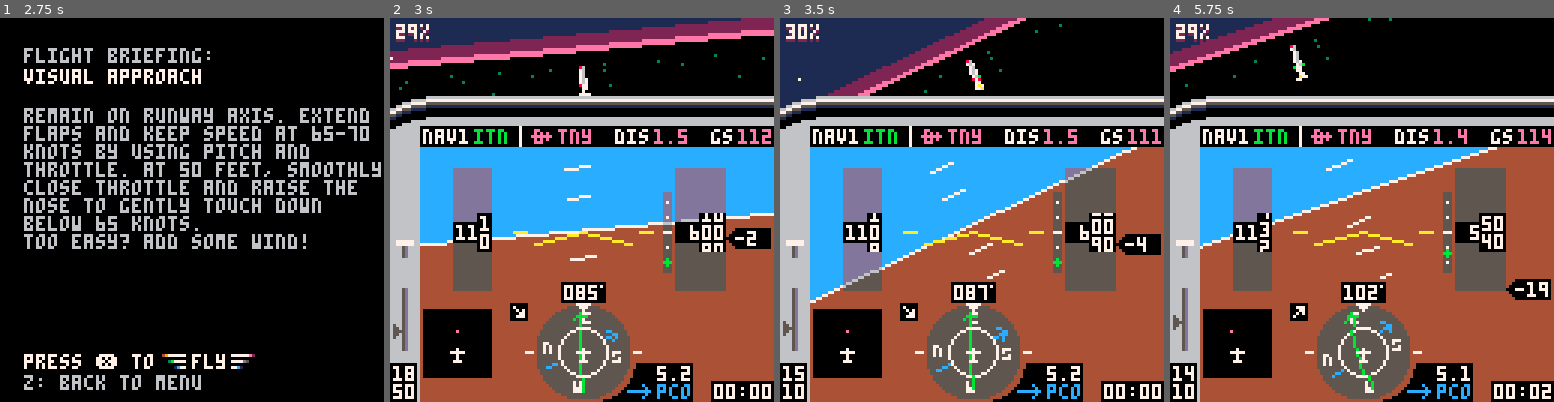
Above: before the commit, frames 1-4 (left to right).
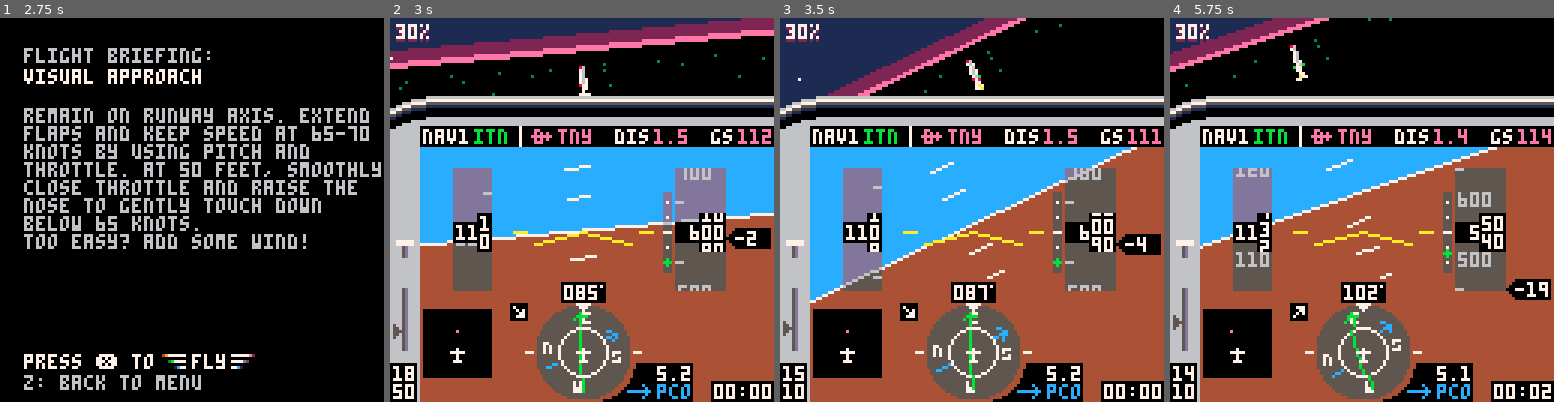
Above: after the commit, the same moments.

Repository: freds72/tiny_sim
Game: PICO-8 cartridge carts/tinysim.p8
The game is run twice, just before and just after one commit, with the same random seed, the same clock (stepped at 60 frames per second) and the same inputs.
Inputs:
- Up to frame 1 (2.75 s): tap O (Z key) at 0.33, 0.7, 1.43, 2.22 s; tap X (X key) at 1.07, 2.07, 2.4, 2.73 s; hold Left 1.97-2.37 s; hold Down from 2.42 s (still down)
- Up to frame 2 (3 s): release Down at 2.82 s; hold Right from 2.87 s (still down)
- Up to frame 3 (3.5 s): keep holding Right; tap X (X key) at 3.07, 3.4 s; tap O (Z key) at 3.1 s
- Up to frame 4 (5.75 s): release Right at 3.53 s; hold Up 3.58-4.08 s; tap X (X key) every 0.33 s from 3.73 to 5.73 s; tap O (Z key) at 3.98, 4.87 s; hold Right 4.13-4.53 s; hold Down 4.58-5.08 s; hold Left from 5.13 s (still down)

Frame 1 is identical in both runs. In frame 2, 0.4% of the frame differs, in the area x 1-84%, y 3-72%; in frame 3, 0.3%; in frame 4, 0.8%.

Commit message:
speed and altitude tapes completed

Diff:
--- a/carts/tinysim.p8
+++ b/carts/tinysim.p8
@@ -9,10 +9,10 @@
 	{"visual approach",-417,326.3,85,600,-1,0,25,112,3,2,1},
  {"final approach",-408.89,230.77,85,1000,1,0,75,112,3,2,1},
  {"full approach",-222.22,461.54,313,3000,0,0,91,112,3,2,1},
-	--{"engine failure!",-244.44,261.54,50,3500,0,0,0,112,4,2,5},
 	{"engine failure!",-422.2,408,85,500,10,0,0,65,4,2,5},
  {"unusual attitude",-222.22,461.54,330,450,99,99,100,112,3,2,1},
- {"free flight",-422.2,384.6,85,0,0,0,0,0,3,2,1}}
+	--{"free flight",-422.2,384.6,85,0,0,0,0,0,3,2,1}}
+	{"free flight",-421,370,85,0,0,0,0,0,3,2,1}}
 
 --weather (name,wind,ceiling)
 local wx={
@@ -248,14 +248,14 @@
 function movebank()
   if btn(0) then
     if onground and tas<30 then --nosewheel steering <30 knots
-					 heading-=0.4
+					 heading-=0.6
 				else
 				  blag=max(blag-1,-50)
       bank-=1.8-tas/250
 				end
   elseif btn(1) then
     if onground and tas<30 then
-					 heading+=0.4
+					 heading+=0.6
 				else
 				  blag=min(blag+1,50)
       bank+=1.8-tas/250
@@ -327,7 +327,16 @@
 end
 
 function dispalt()
-  rectfill(95,68,111,74,0)
+	 local dy=alt/5
+		clip(95,50,16,41)
+		local n=alt>199 and flr(alt/100) or 2
+	 for i=n-2,n+2 do
+			 print(i*100,96,70-(i*20)+dy,6)
+			 line(95,62-(i*20)+dy,97,62-(i*20)+dy,6)
+	 end
+	 clip()
+
+		rectfill(95,68,111,74,0)
   rectfill(103,65,111,77)
   local _y=alt/10
   local y=_y-flr(_y/10)*10
@@ -380,7 +389,16 @@
 end
 
 function dispspeed()
-  -- red or black
+  local dy=(ias-100)*3
+		clip(22,50,32,41)
+		local n=ias>20 and flr(ias/10) or 2
+  for i=n,n+2 do
+    local dx=i*10>99 and 22 or 26
+				print(i*10,dx,370-(i*30)+dy,6)
+				line(31,372-(i*30)-15+dy,33,372-(i*30)-15+dy)
+  end
+		clip()
+		-- red or black
   local c=ias>=163 and 8 or 0
   rectfill(21,68,33,74,c)
   rectfill(29,65,33,77)
